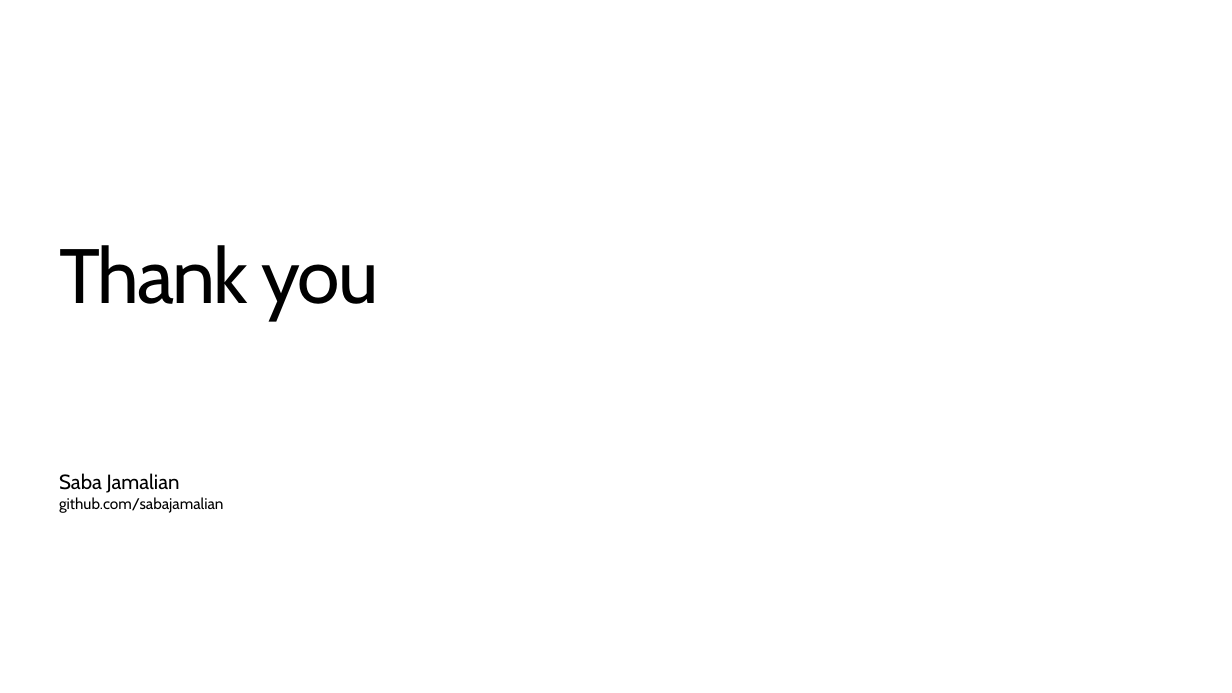
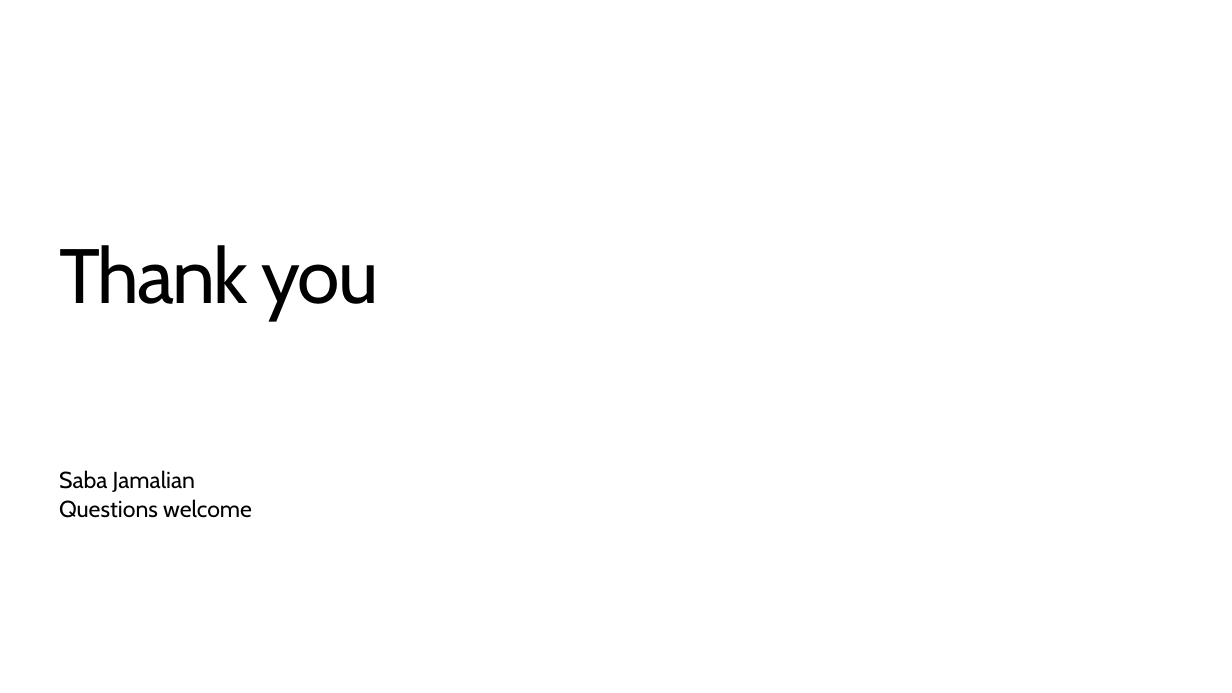
Before and after one commit to sabajamalian/agentic-sdlc-demo-01, a slide deck: slide 36 of decks/agent-ready-repos.pptx (slide 10 before the commit). Drawn at 1232x693 pixels with LibreOffice and Linux fonts; fonts in the diff are those of the drawing; background and template pictures are left out. Boxes give left, top, right and bottom in pixels: in the first picture for what was removed or moved away, otherwise in the second. Text is boxed around its words. In the diff, an @@ line names an element or a change of style, - is before the commit and + after.

```diff
--- a/decks/agent-ready-repos.pptx
+++ b/decks/agent-ready-repos.pptx
@@ text "Saba Jamalian" at bbox=[59, 470, 195, 492]: size 16 to 18 pt @@
@@ text at bbox=[59, 499, 252, 518]: text changed; size 12 to 18 pt @@
-github.com/sabajamalian
+Questions welcome
```
Also in this commit, not shown: 1 other slide changed, 34 slides added, 8 slides removed.
